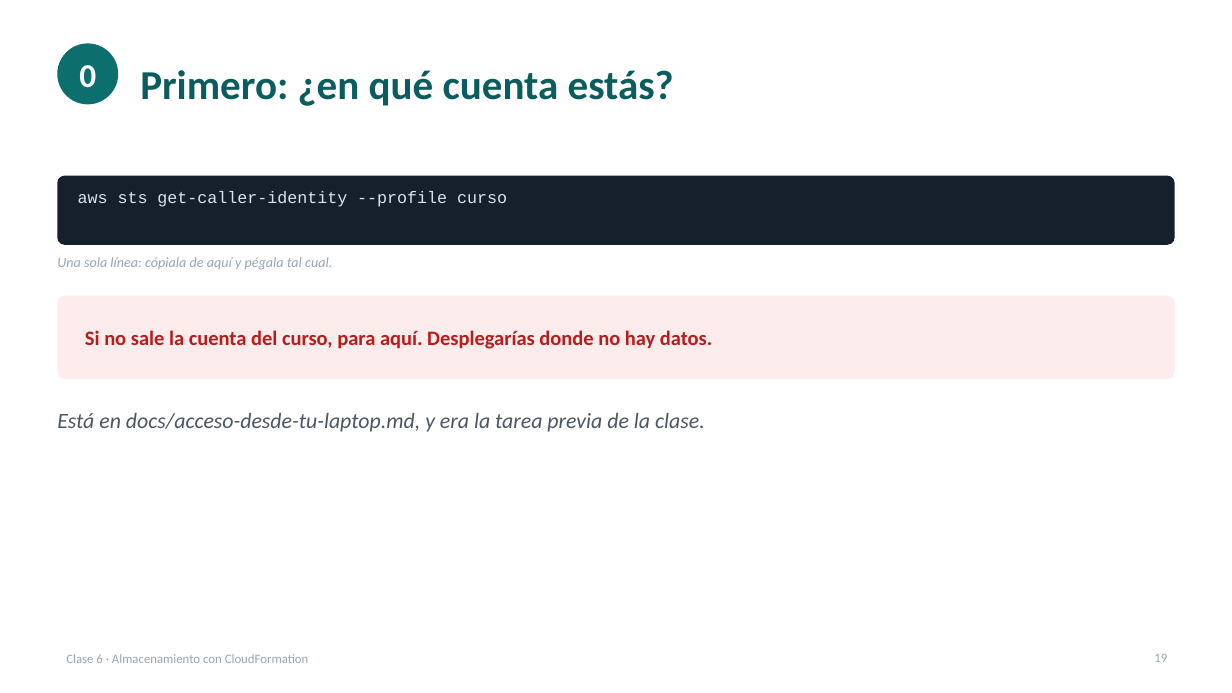
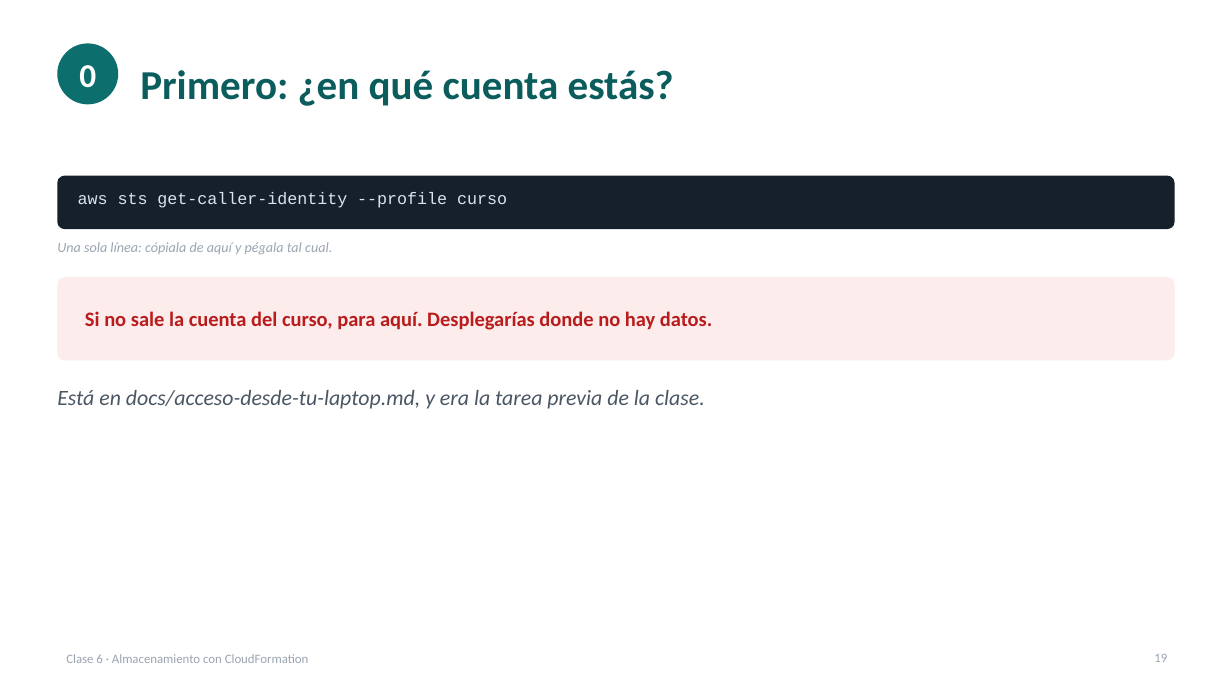
Before and after one commit to cesaraul/IOT_DEVELOPER_AWS, a slide deck: slide 19 of docs/clases/clase-06-almacenamiento-y-cloudformation.pptx. Drawn at 1232x693 pixels with LibreOffice and Linux fonts; fonts in the diff are those of the drawing. Boxes give left, top, right and bottom in pixels: in the first picture for what was removed or moved away, otherwise in the second. Text is boxed around its words. In the diff, an @@ line names an element or a change of style, - is before the commit and + after.

Commit message:
Ajustar las cajas de comando de la clase 6
Tenian altura fija y la mayoria salia medio vacia: en once diapositivas
quedaba un hueco oscuro bajo el texto. Ahora la altura se calcula a
partir del propio comando -medido sobre el render, a 13pt en Consolas
entran unos 105 caracteres por linea- y las cajas de salida se ajustan
contando sus saltos de linea.

Reflujo del contenido que iba debajo en esas diapositivas. Revisadas las
33 otra vez: validacion correcta y sin solapes ni desbordes.

```diff
--- a/docs/clases/clase-06-almacenamiento-y-cloudformation.pptx
+++ b/docs/clases/clase-06-almacenamiento-y-cloudformation.pptx
@@ rounded rectangle: place and size @@
-rounded rectangle at box(57, 176, 1175, 245)
+rounded rectangle at box(57, 176, 1175, 229)
@@ rounded rectangle at box(57, 176, 1175, 229): proportions changed @@
@@ text "Una sola línea: cópiala de ...": place and size @@
-text "Una sola línea: cópiala de ..." at box(57, 257, 332, 269)
+text "Una sola línea: cópiala de ..." at box(57, 242, 332, 254)
@@ rounded rectangle: place and size @@
-rounded rectangle at box(57, 296, 1175, 379)
+rounded rectangle at box(57, 277, 1175, 360)
@@ text "Si no sale la cuenta ...": place and size @@
-text "Si no sale la cuenta ..." at box(85, 330, 712, 349)
+text "Si no sale la cuenta ..." at box(85, 311, 712, 330)
@@ text "Está en docs/acceso-desde-tu-laptop.md, y era ...": place and size @@
-text "Está en docs/acceso-desde-tu-laptop.md, y era ..." at box(57, 413, 705, 432)
+text "Está en docs/acceso-desde-tu-laptop.md, y era ..." at box(57, 390, 705, 409)
```
Also in this commit, not shown: 10 other slides changed, 1 other file.
